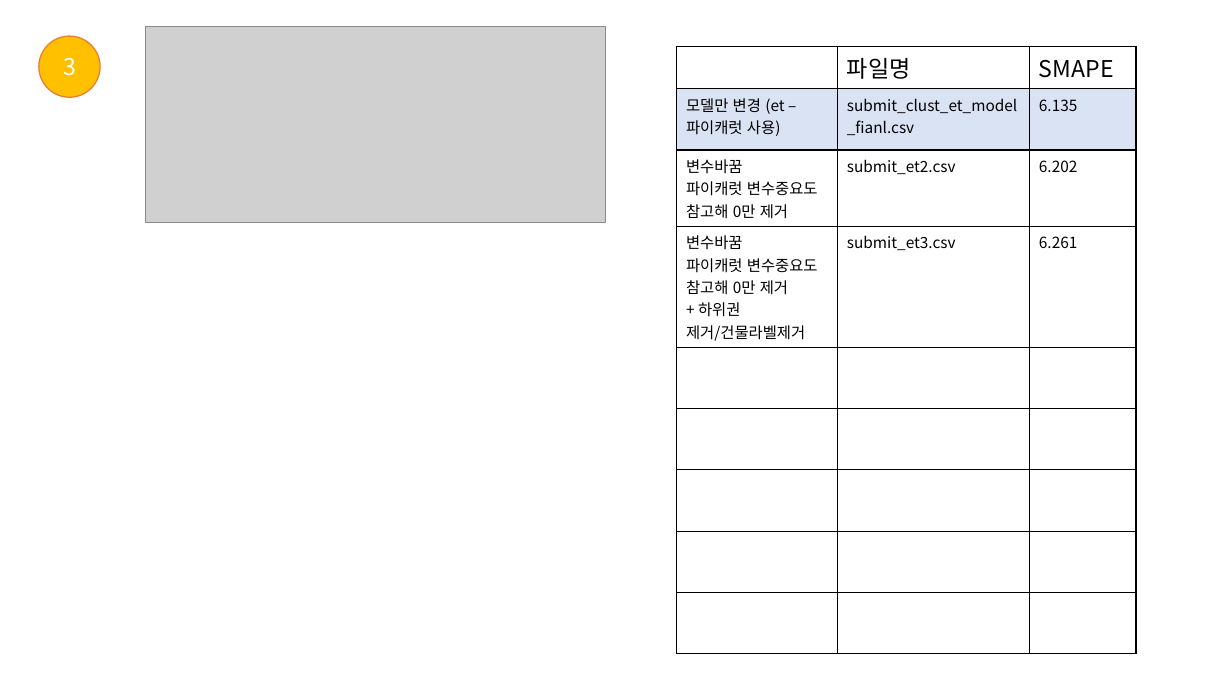
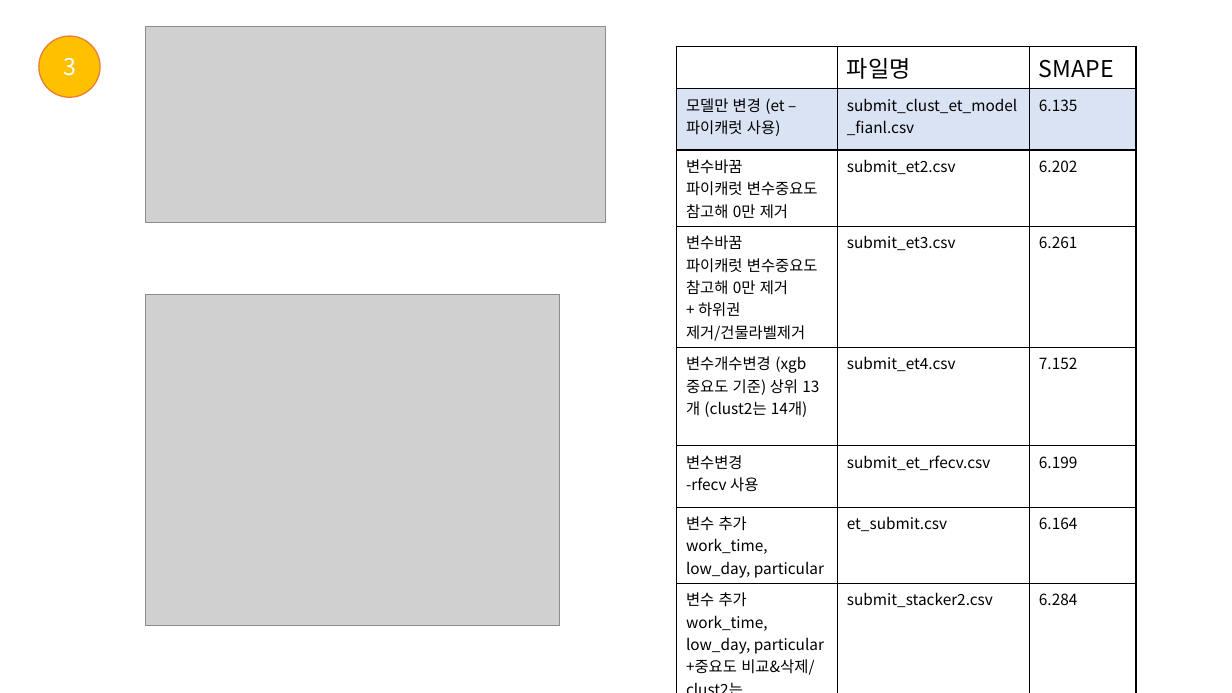
Before and after one commit to 2023dacon/Power-usage-Prediction, a slide deck: slide 14 of 파일/대회.pptx (slide 13 before the commit). Drawn at 1232x693 pixels with LibreOffice and Linux fonts; fonts in the diff are those of the drawing; grey boxes stand for pictures. Boxes give left, top, right and bottom in pixels: in the first picture for what was removed or moved away, otherwise in the second. Text is boxed around its words. In the diff, an @@ line names an element or a change of style, - is before the commit and + after.

```diff
--- a/파일/대회.pptx
+++ b/파일/대회.pptx
@@ table at (677,46,1136,693) @@
+row 5: 변수개수변경 (xgb 중요도 기준) 상위 13개 (clust2는 14개) | submit_et4.csv | 7.152
+row 6: 변수변경 / -rfecv 사용 | submit_et_rfecv.csv | 6.199
+row 7: 변수 추가 / work_time, low_day, particular | et_submit.csv | 6.164
+row 8: 변수 추가 / work_time, low_day, particular / +중요도 비교&삭제/clust2는 변수추가하기 전 변수목록 사용/전체 클러스터에 스태킹(et,rf,lgbm,catb-et) | submit_stacker2.csv | 6.284
-row 6:  |  | 
-row 7:  |  | 
-row 8:  |  | 
-row 9:  |  | 
@@ picture added at (145,295,560,627) @@
```
Also in this commit, not shown: 2 other slides changed, 7 slides added, 1 other file.
